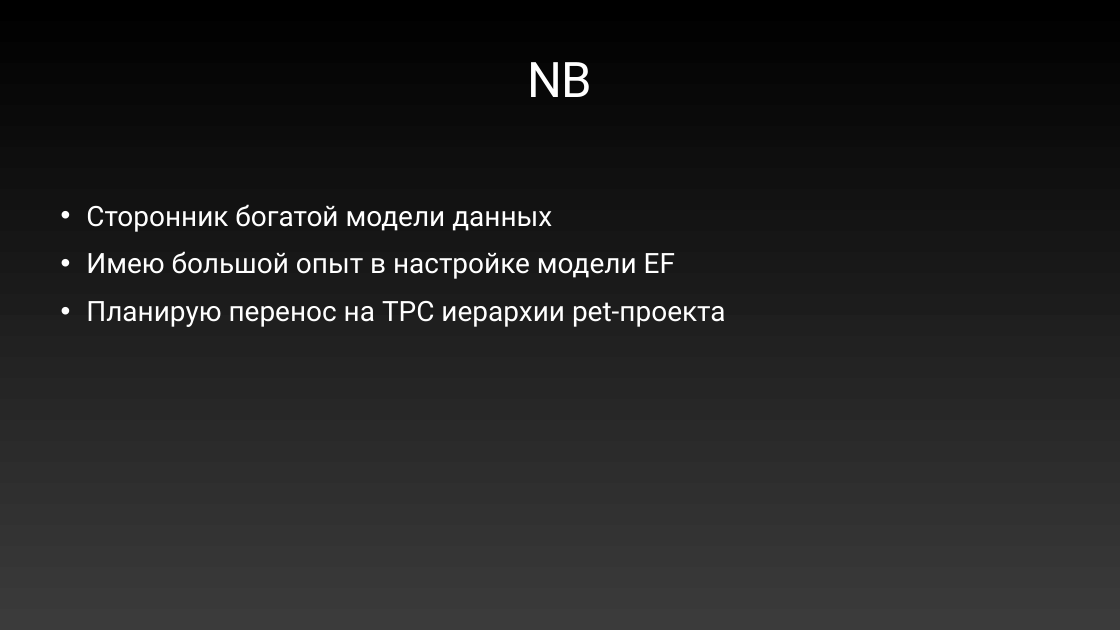
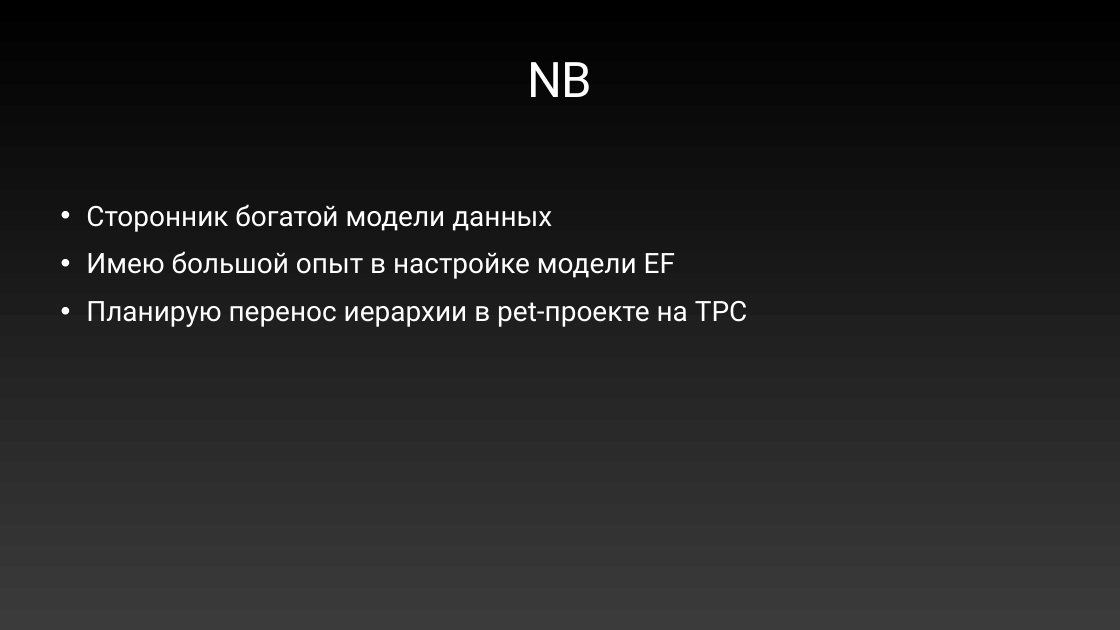
Before and after one commit to ronimizy/SpbDotNet.TPC, a slide deck: slide 3 of Docs/Presentation.pptx. Drawn at 1120x630 pixels with LibreOffice and Linux fonts; fonts in the diff are those of the drawing. Boxes give left, top, right and bottom in pixels: in the first picture for what was removed or moved away, otherwise in the second. Text is boxed around its words. In the diff, an @@ line names an element or a change of style, - is before the commit and + after.

```diff
--- a/Docs/Presentation.pptx
+++ b/Docs/Presentation.pptx
@@ text at [86,301,748,327]: text changed @@
-• Планирую перенос на TPC иерархии pet-проекта
+• Планирую перенос иерархии в pet-проекте на TPC
```
Also in this commit, not shown: 9 other slides changed, 26 slides added, 1 slide removed, 9 other files.
